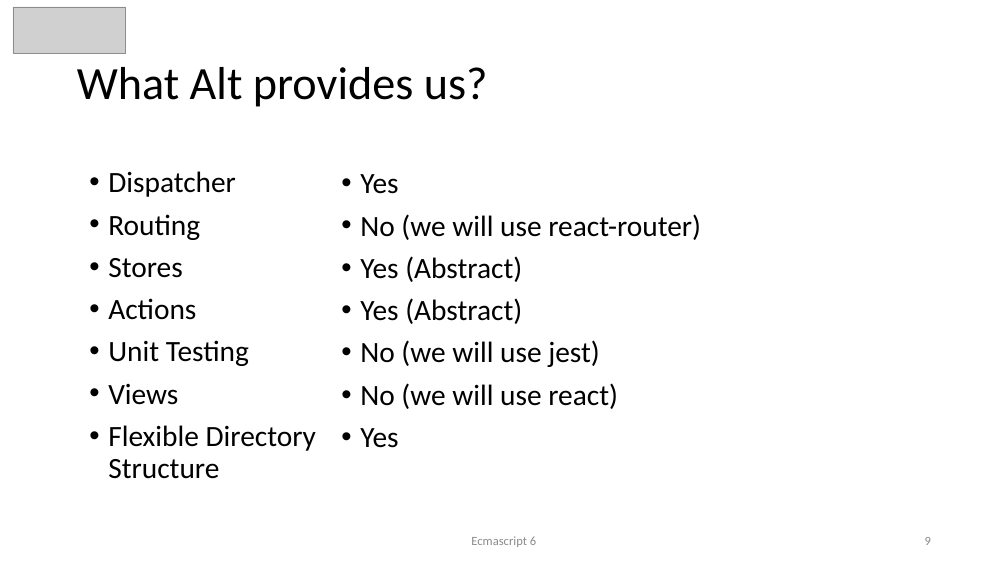
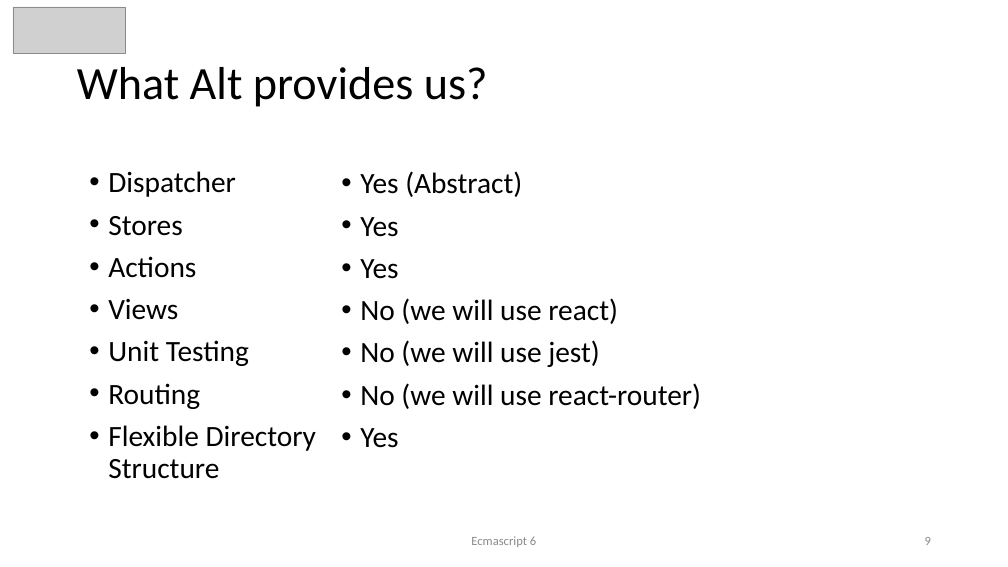
Before and after one commit to awahab29/samplealt, a slide deck: slide 9 of React.pptx. Drawn at 1008x567 pixels with LibreOffice and Linux fonts; fonts in the diff are those of the drawing; grey boxes stand for pictures. Boxes give left, top, right and bottom in pixels: in the first picture for what was removed or moved away, otherwise in the second. Text is boxed around its words. In the diff, an @@ line names an element or a change of style, - is before the commit and + after.

Commit message:
ppt modified

```diff
--- a/React.pptx
+++ b/React.pptx
@@ text at <box>360,171,522,197</box>: paragraph added @@
+• Yes (Abstract)
@@ text at <box>108,214,200,240</box>: paragraph removed @@
-• Routing
@@ text at <box>360,259,618,367</box>: paragraphs added @@
+• Yes
+• No (we will use react)
+• No (we will use jest)
@@ text at <box>360,256,618,409</box>: paragraphs removed @@
-• Yes (Abstract)
-• Yes (Abstract)
-• No (we will use jest)
-• No (we will use react)
@@ text at <box>108,299,178,320</box>: paragraph added @@
+• Views
@@ text at <box>108,383,200,409</box>: text changed @@
-• Views
+• Routing
```
Also in this commit, not shown: 2 other slides changed, 1 other file.
